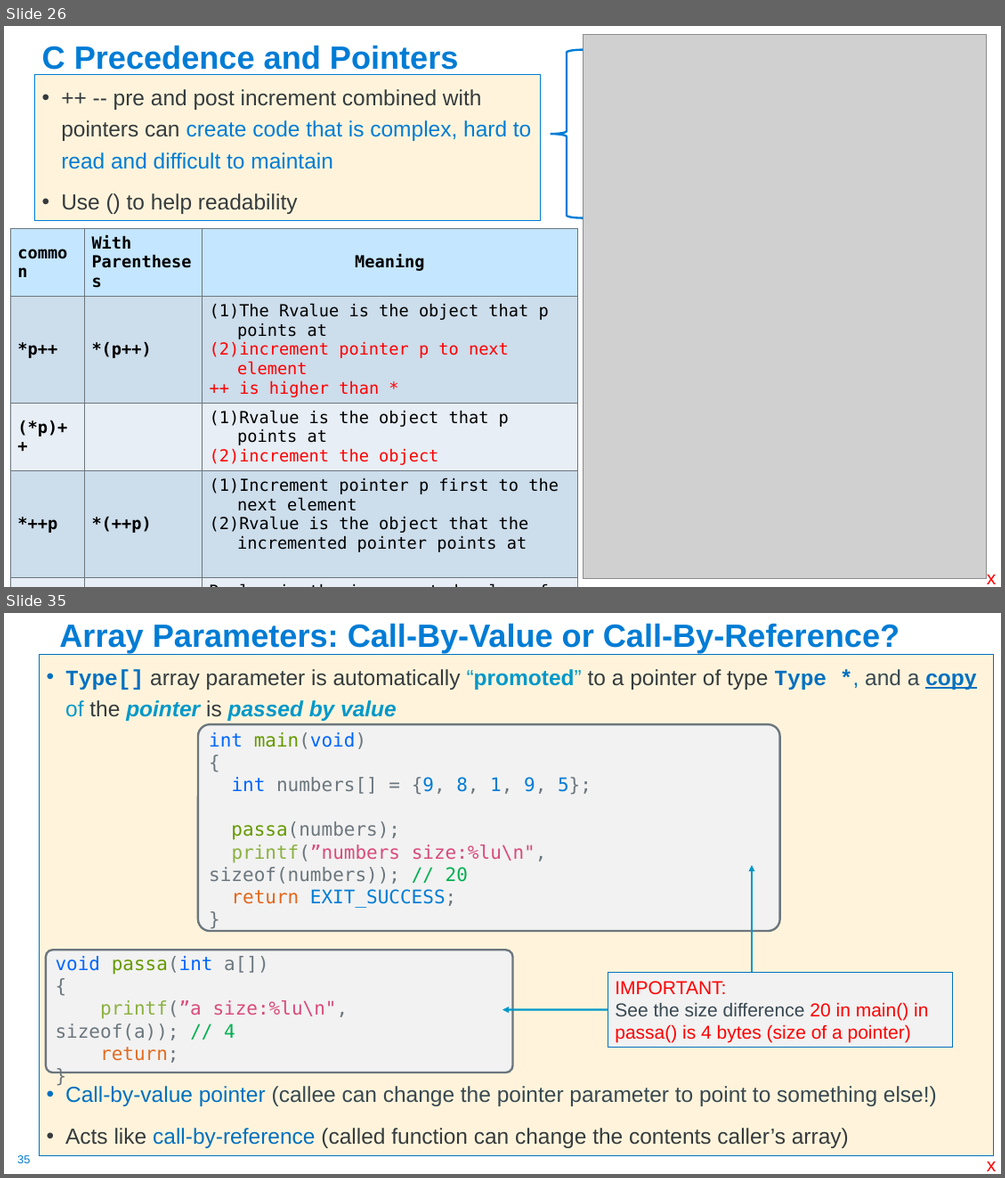
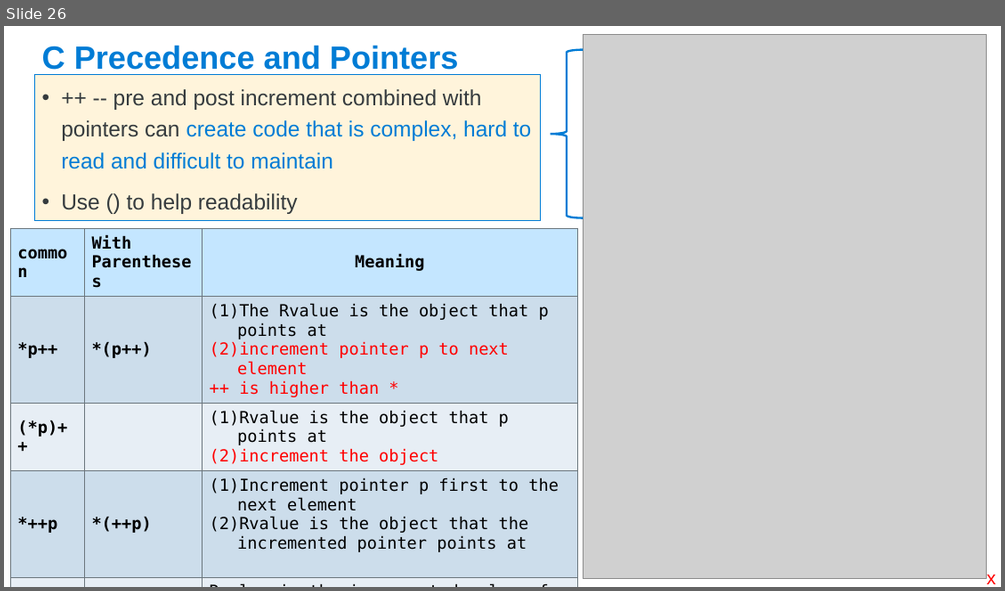
Before and after one commit to cse30-sp24/Muller-Slides, a slide deck: Lecture-6.pptx. Shown one above the other, each under a label of ours: slides 26 and 35 before the commit, slide 26 after it; the slides between them are not shown. The pictures are 1005x1178 and 1005x591 pixels, drawn with LibreOffice and Linux fonts; fonts in the diff are those of the drawing; grey boxes stand for pictures. Boxes give left, top, right and bottom in pixels: in the first picture for what was removed or moved away, otherwise in the second. Text is boxed around its words. In the diff, an @@ line names an element or a change of style, - is before the commit and + after.

```diff
--- a/Lecture-6.pptx
+++ b/Lecture-6.pptx
@@ slide 35 removed at (x1=4, y1=613, x2=1001, y2=1174), background #FFFFFF; not listed: 1 template element that a slide beside it also shows @@
@@ title removed at (x1=59, y1=623, x2=899, y2=653) @@
-Array Parameters: Call-By-Value or Call-By-Reference?
@@ text removed at (x1=39, y1=655, x2=994, y2=1156) @@
-• Type[] array parameter is automatically “promoted” to a pointer of type Type *, and a copy of the pointer is passed by value
-• Call-by-value pointer (callee can change the pointer parameter to point to something else!)
-• Acts like call-by-reference (called function can change the contents caller’s array)
@@ rounded rectangle removed at (x1=198, y1=724, x2=779, y2=931) @@
-int main(void)
-{
-int numbers[] = {9, 8, 1, 9, 5};
-passa(numbers);
-printf(”numbers size:%lu\n", sizeof(numbers)); // 20
-return EXIT_SUCCESS;
-}
@@ arrow removed from (752, 972) to (752, 865) @@
@@ rounded rectangle removed at (x1=46, y1=949, x2=513, y2=1072) @@
-void passa(int a[])
-{
-printf(”a size:%lu\n", sizeof(a)); // 4
-return;
-}
@@ rectangle removed at (x1=607, y1=972, x2=952, y2=1047) @@
-IMPORTANT:
-See the size difference 20 in main() in passa() is 4 bytes (size of a pointer)
@@ arrow removed from (607, 1009) to (502, 1009) @@
@@ text removed at (x1=987, y1=1161, x2=995, y2=1171) @@
-x
```
Also in this commit, not shown: 9 slides changed, 51 other slides removed, 4 other files.
